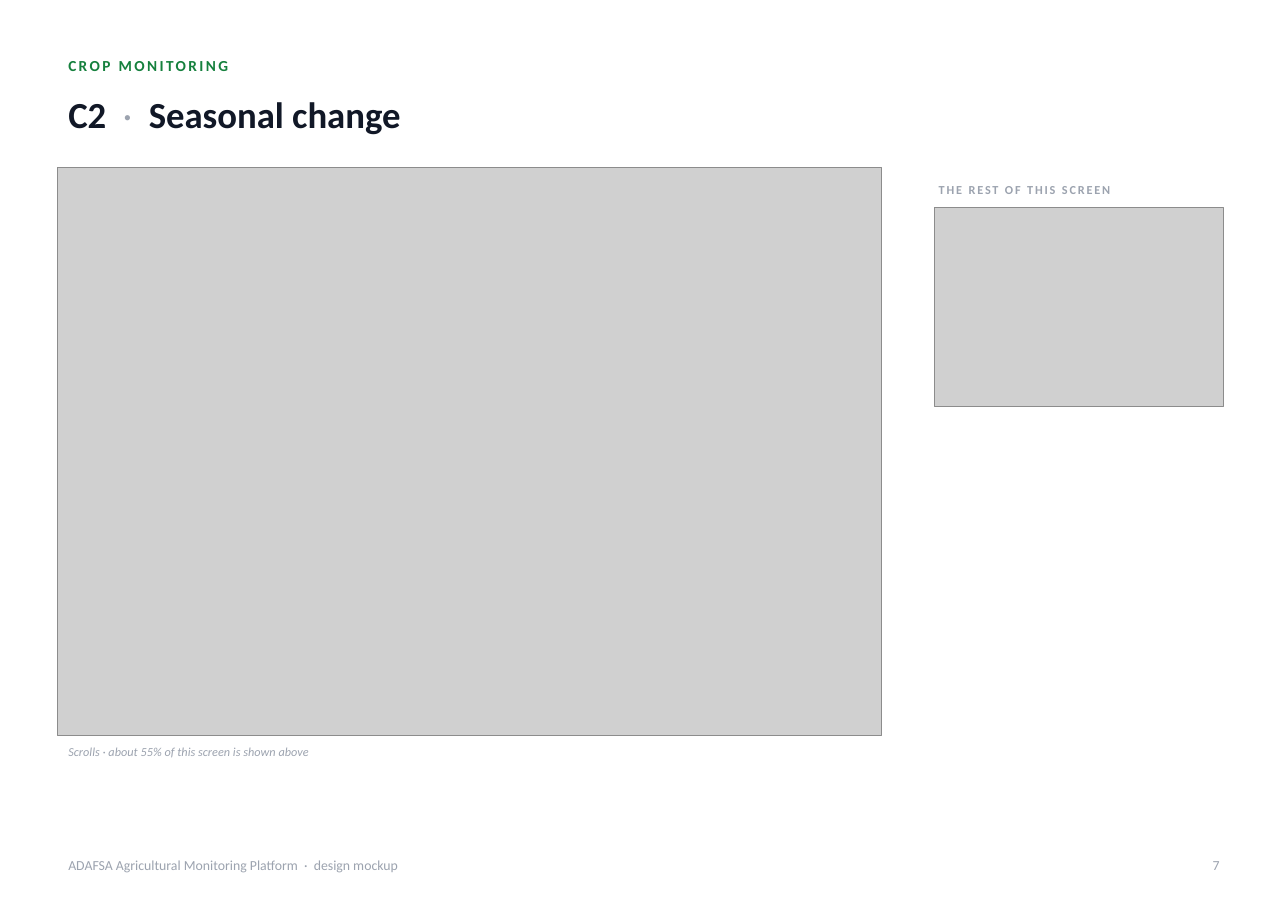
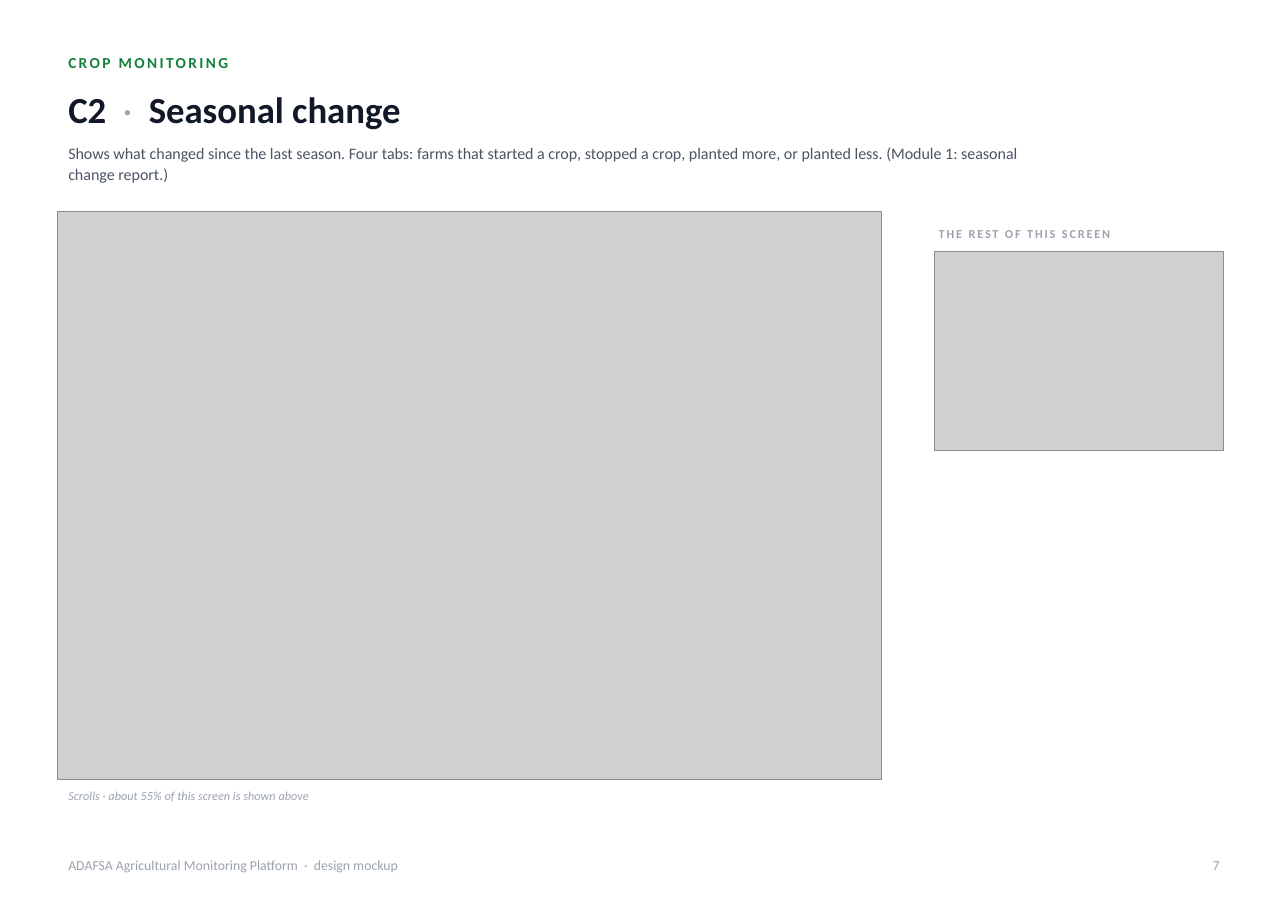
Before and after one commit to romainbigare/adafsa-mockup, a slide deck: slide 7 of docs/ADAFSA_Platform_Screens.pptx. Drawn at 1288x911 pixels with LibreOffice and Linux fonts; fonts in the diff are those of the drawing; grey boxes stand for pictures. Boxes give left, top, right and bottom in pixels: in the first picture for what was removed or moved away, otherwise in the second. Text is boxed around its words. In the diff, an @@ line names an element or a change of style, - is before the commit and + after.

```diff
--- a/docs/ADAFSA_Platform_Screens.pptx
+++ b/docs/ADAFSA_Platform_Screens.pptx
@@ text "C2 · Seasonal change": place and size @@
-text "C2 · Seasonal change" at (68, 102, 400, 135)
+text "C2 · Seasonal change" at (68, 97, 400, 130)
@@ text added at (68, 147, 1017, 183), 10.5 pt, text #4B5563 @@
+Shows what changed since the last season. Four tabs: farms that started a crop, stopped a crop, planted more, or planted less. (Module 1: seasonal change report.)
@@ 2 pictures, 2 texts: place and size @@
-2 pictures, 2 texts at (57, 167, 1223, 757)
+2 pictures, 2 texts at (57, 212, 1223, 801)
```
Also in this commit, not shown: 19 other slides changed, 3 other files.
